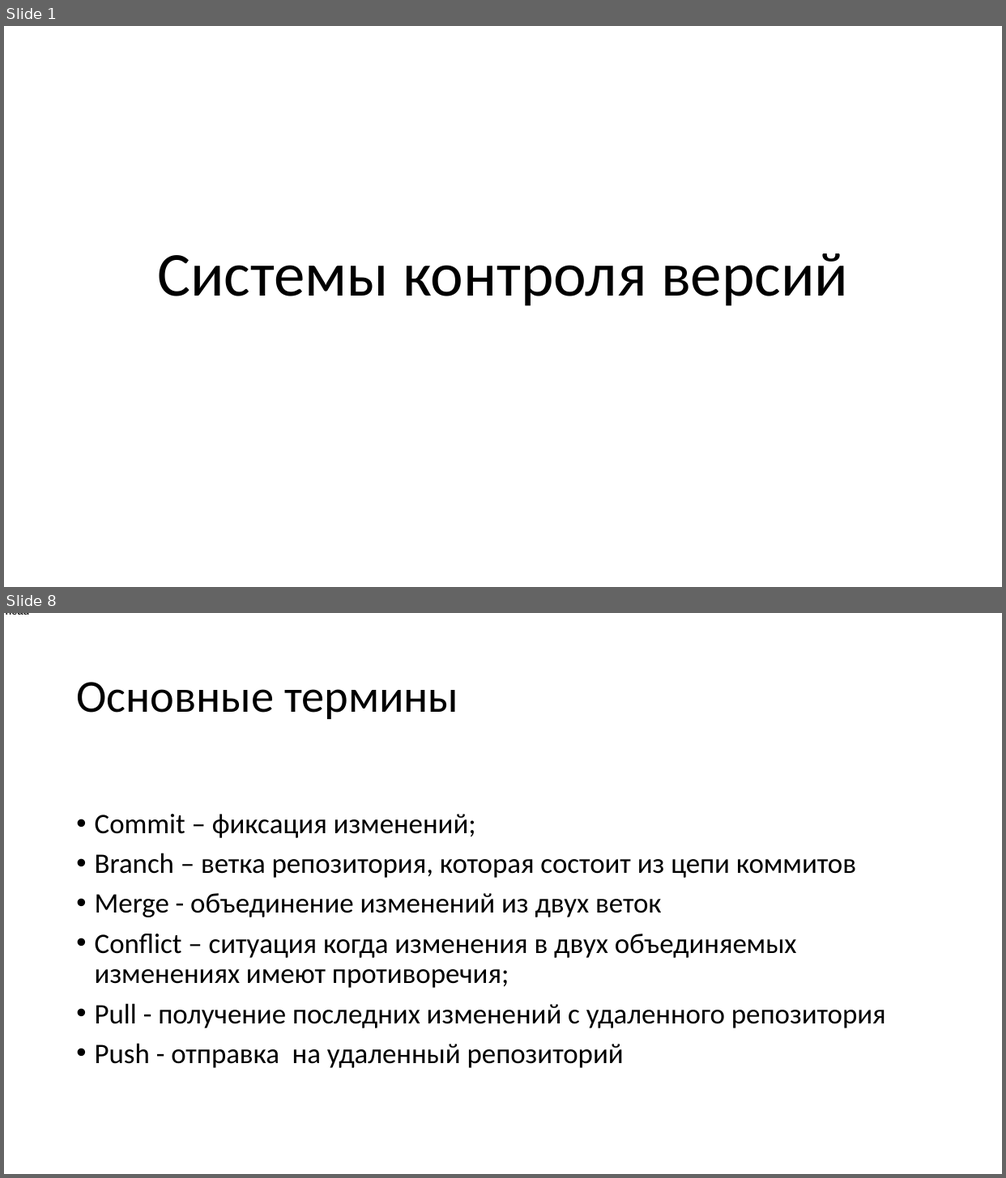
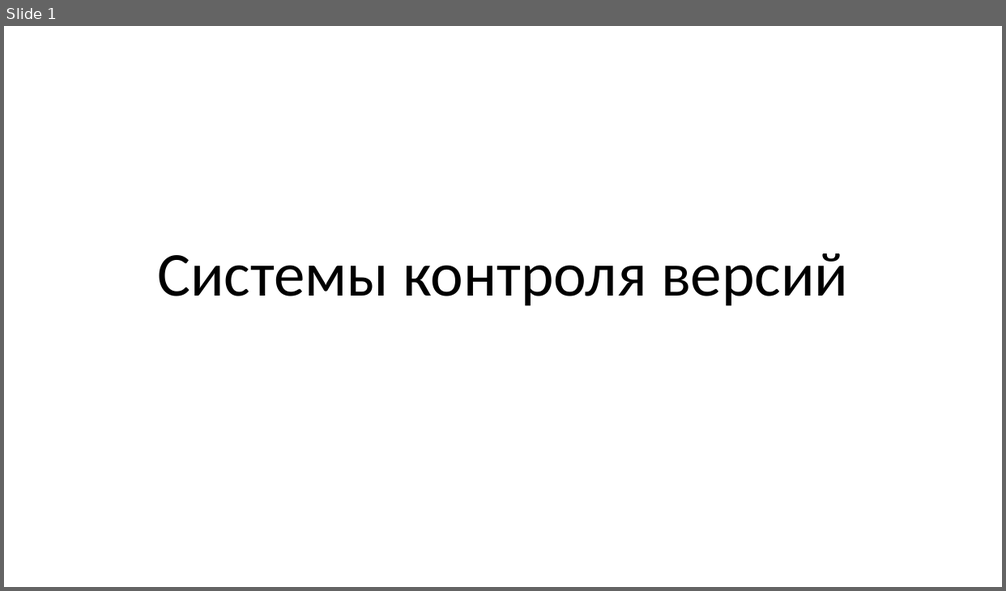
Before and after one commit to waxlight/presentation, a slide deck: Системы контроля версий.pptx. Shown one above the other, each under a label of ours: slides 1 and 8 before the commit, slide 1 after it; the slides between them are not shown. The pictures are 1006x1178 and 1006x591 pixels, drawn with LibreOffice and Linux fonts; fonts in the diff are those of the drawing. Boxes give left, top, right and bottom in pixels: in the first picture for what was removed or moved away, otherwise in the second. Text is boxed around its words. In the diff, an @@ line names an element or a change of style, - is before the commit and + after.

```diff
--- a/Системы контроля версий.pptx
+++ b/Системы контроля версий.pptx
@@ slide 8 removed at (4, 613, 1002, 1174), background #FFFFFF @@
@@ text removed at (6, 613, 30, 615) @@
-head
@@ title removed at (76, 682, 459, 719) @@
-Основные термины
@@ text removed at (95, 814, 886, 1068) @@
-• Commit – фиксация изменений;
-• Branch – ветка репозитория, которая состоит из цепи коммитов
-• Merge - объединение изменений из двух веток
-• Conflict – ситуация когда изменения в двух объединяемых изменениях имеют противоречия;
-• Pull - получение последних изменений с удаленного репозитория
-• Push - отправка на удаленный репозиторий
```
Also in this commit, not shown: 9 other slides removed.
